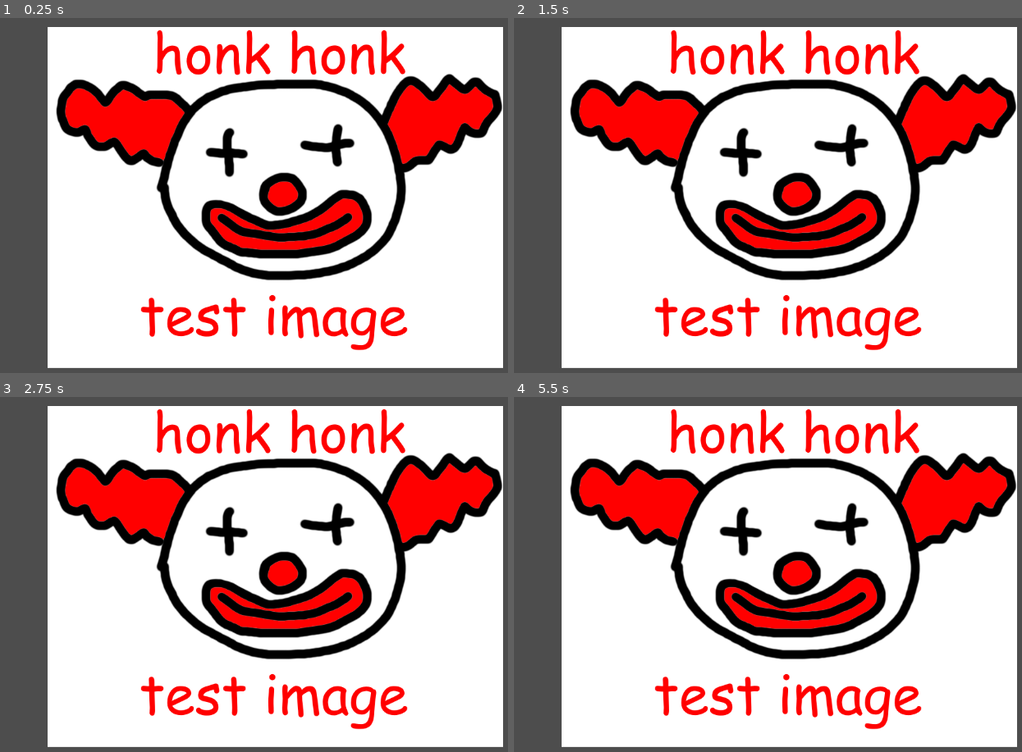
Above: before the commit, frames 1-4 (two rows, left to right).
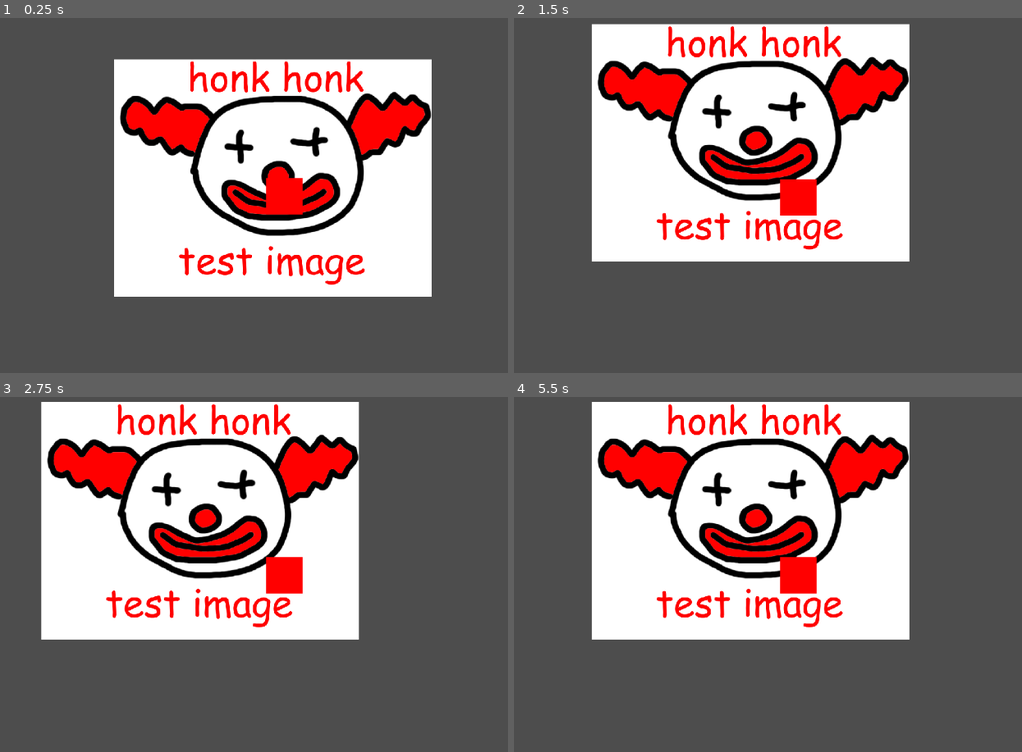
Above: after the commit, the same moments.

Repository: zelochron42/Clown-Ranch-Game
Game: Godot game, scene res://main_scene.tscn
The game is run twice, just before and just after one commit, with the same random seed, the same clock (stepped at 60 frames per second) and the same inputs. Before the commit the project has no main scene; this scene is started directly in both runs.
Inputs:
- Up to frame 1 (0.25 s): no input
- Up to frame 2 (1.5 s): hold Right (ui_right) 0.53-1.28 s; tap Enter at 1.25 s; hold Down (ui_down) from 1.28 s (still down)
- Up to frame 3 (2.75 s): tap Space at 2 s; release Down (ui_down) at 2.03 s; hold Right (ui_right) from 2.03 s (still down)
- Up to frame 4 (5.5 s): release Right (ui_right) at 2.78 s; hold Up (ui_up) 2.78-3.53 s; tap Enter at 3.5, 5 s; hold Left (ui_left) 3.53-5.03 s; tap Space at 4.25 s; hold Down (ui_down) from 5.03 s (still down)

The runs differ from the first frame. In frame 1, 63% of the frame differs, in the area x 9-100%, y 2-99%; in frame 2, 66%; in frame 3, 67%, in the area x 8-100%, y 1-99%; in frame 4, 66%.

Commit message:
basic player movement
will update movement significantly later

Diff:
--- /dev/null
+++ b/Player.gd
@@ -0,0 +1,16 @@
+extends Sprite2D
+var tilemap_object
+
+func _ready():
+	tilemap_object = $TilemapObject
+	pass
+
+func _process(delta):
+	if Input.is_action_just_pressed("ui_down"):
+		tilemap_object.MoveDirection(Vector2i.DOWN)
+	if Input.is_action_just_pressed("ui_up"):
+		tilemap_object.MoveDirection(Vector2i.UP)
+	if Input.is_action_just_pressed("ui_left"):
+		tilemap_object.MoveDirection(Vector2i.LEFT)
+	if Input.is_action_just_pressed("ui_right"):
+		tilemap_object.MoveDirection(Vector2i.RIGHT)
--- /dev/null
+++ b/TilemapObject.gd
@@ -0,0 +1,21 @@
+extends Node
+@export var map : TileMap
+@export var cell_position : Vector2i
+@export var move_time : float
+var parent : Node2D
+
+func _ready():
+	parent = get_parent()
+	cell_position = map.local_to_map(parent.position)
+	_sync_parent()
+
+func MoveToCell(new_cell : Vector2i):
+	cell_position = new_cell
+	_sync_parent()
+	pass
+
+func MoveDirection(direction : Vector2i):
+	MoveToCell(cell_position + direction)
+
+func _sync_parent():
+	parent.position = map.map_to_local(cell_position)
--- a/main_scene.tscn
+++ b/main_scene.tscn
@@ -1,9 +1,34 @@
-[gd_scene load_steps=2 format=3 uid="uid://c1s4kykt7sebs"]
+[gd_scene load_steps=6 format=3 uid="uid://c1s4kykt7sebs"]
 
+[ext_resource type="Texture2D" uid="uid://ci3y46116en3f" path="res://redcube.png" id="1_12xs2"]
 [ext_resource type="Texture2D" uid="uid://8qn276oaai32" path="res://test_image.png" id="1_fsc0j"]
+[ext_resource type="Script" path="res://TilemapObject.gd" id="2_avyxl"]
+[ext_resource type="Script" path="res://Player.gd" id="2_so2lg"]
+
+[sub_resource type="TileSet" id="TileSet_yrj0a"]
 
 [node name="MainScene" type="Node2D"]
 
+[node name="Player" type="Sprite2D" parent="."]
+position = Vector2(15, 26)
+texture = ExtResource("1_12xs2")
+script = ExtResource("2_so2lg")
+
+[node name="Camera2D" type="Camera2D" parent="Player"]
+zoom = Vector2(4, 4)
+position_smoothing_enabled = true
+position_smoothing_speed = 15.0
+
+[node name="TilemapObject" type="Node" parent="Player" node_paths=PackedStringArray("map")]
+script = ExtResource("2_avyxl")
+map = NodePath("../../TileMap")
+
+[node name="TileMap" type="TileMap" parent="."]
+tile_set = SubResource("TileSet_yrj0a")
+format = 2
+
 [node name="TestImage" type="Sprite2D" parent="."]
-position = Vector2(560, 326)
+z_index = -5
+position = Vector2(3, 16)
+scale = Vector2(0.17443, 0.17443)
 texture = ExtResource("1_fsc0j")
--- a/project.godot
+++ b/project.godot
@@ -11,10 +11,12 @@
 [application]
 
 config/name="Clown Ranch Game"
+run/main_scene="res://main_scene.tscn"
 config/features=PackedStringArray("4.2", "GL Compatibility")
 config/icon="res://icon.svg"
 
 [rendering]
 
+textures/canvas_textures/default_texture_filter=0
 renderer/rendering_method="gl_compatibility"
 renderer/rendering_method.mobile="gl_compatibility"
Binary file added: redcube.png
Not shown, added: redcube.png.import
